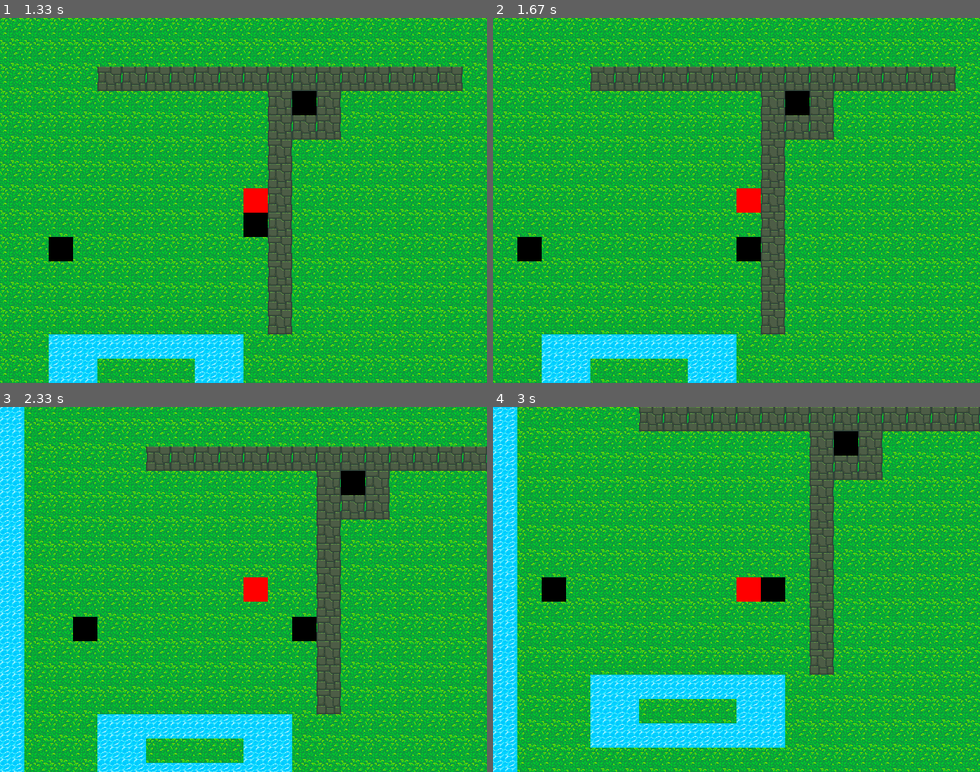
Above: before the commit, frames 1-4 (two rows, left to right).
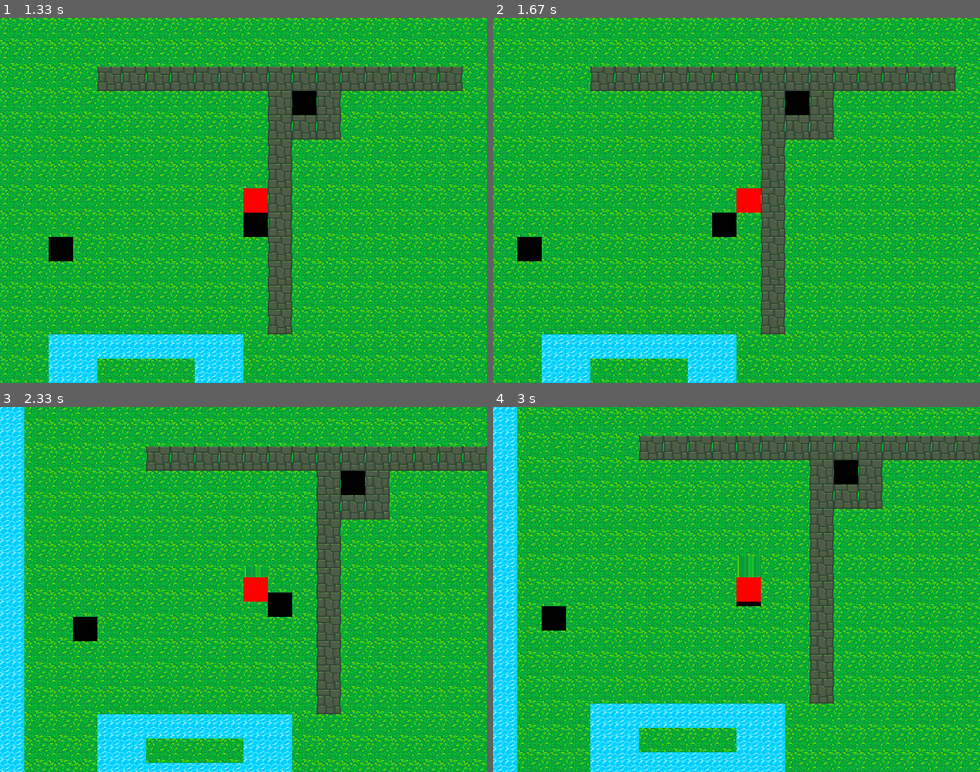
Above: after the commit, the same moments.

Repository: vieirafrancisco/game-dev
Game: pygame game, started from pygame/pokemon/run.py
Same seed, same stepped clock (60 frames per second), same inputs: the game is played once before the commit and once after it.
Inputs:
- Up to frame 1 (1.33 s): hold Right 0.33-0.8 s; hold Right 0.83-1.13 s; hold Right from 1.17 s (still down)
- Up to frame 2 (1.67 s): release Right at 1.63 s
- Up to frame 3 (2.33 s): hold Left 1.67-2.2 s; hold Down from 2.23 s (still down)
- Up to frame 4 (3 s): release Down at 2.53 s

Frame 1 is identical in both runs. In frame 2, 0.7% of the frame differs, in the area x 45-55%, y 53-67%; in frame 3, 0.7%; in frame 4, 61%, in the area x 0-100%, y 0-100%.

Commit message:
entities update refactored #1 - problem in the player movement

Diff:
--- a/pygame/pokemon/game/entities/entity.py
+++ b/pygame/pokemon/game/entities/entity.py
@@ -14,10 +14,13 @@
         self.parent = None
         self.child = None
 
+    def start(self, tmap, surface, dest):
+        self.show(surface, dest)
+        if self.child is not None:
+            self.child.start(tmap, self.surface, (0, 0))
+
     def show(self, surface, dest):
         surface.blit(self.surface, dest)
-        if self.child is not None:
-            self.child.show(self.surface, (0, 0))
 
     def update_surface(self):
         self.child = None
--- a/pygame/pokemon/game/entities/units/enemy.py
+++ b/pygame/pokemon/game/entities/units/enemy.py
@@ -16,6 +16,12 @@
         self.walk_range = walk_range
         self.rect = pygame.Rect(posx * TILE_SIZE, posy * TILE_SIZE, TILE_SIZE, TILE_SIZE)
         self.counter = 0
+
+    def start(self, tmap, surface, dest):
+        self.show(surface, dest)
+        self.move(tmap)
+        if self.child is not None:
+            self.child.start(tmap, surface, dest)
 
     def move(self, tmap):
         if self.counter % self.speed == 0:
--- a/pygame/pokemon/game/entities/units/player.py
+++ b/pygame/pokemon/game/entities/units/player.py
@@ -9,6 +9,9 @@
         self.rect = pygame.Rect(posx * TILE_SIZE, posy * TILE_SIZE, TILE_SIZE, TILE_SIZE)
         self.dir = {"RIGHT": 0, "LEFT": 0, "UP": 0, "DOWN": 0}
         self.ismov = False
+
+    def start(self, tmap, surface, dest):
+        pass
 
     def show(self, surface):
         pygame.draw.rect(surface, (255,0,0), self.rect)
@@ -40,6 +43,7 @@
         if is_right:
             tmap.dx += self.speed
         if tmap.dx % TILE_SIZE == 0 and tmap.dy % TILE_SIZE == 0:
+            old_pos = self.posx, self.posy
             if is_up:
                 self.posy -= 1
             if is_down:
@@ -50,6 +54,7 @@
                 self.posx += 1
             self.dir = {"RIGHT": 0, "LEFT": 0, "UP": 0, "DOWN": 0}
             self.ismov = False
+            tmap.set_entity_position(self, old_pos)
 
     def iscollide(self, tmap, x, y):
         entity = tmap.get_entity(x, y)
--- a/pygame/pokemon/game/game.py
+++ b/pygame/pokemon/game/game.py
@@ -23,7 +23,7 @@
         self.enemy = Enemy(10, 9, False, 100, 50, walk_range=3)
         self.enemy2 = Enemy(2, 8, False, 100, 50, walk_range=3)
         self.enemy3 = Enemy(13, 3, False, 100, 50, walk_range=3)
-        #self.map.add_entity(self.player)
+        self.map.add_entity(self.player)
         self.map.add_entity(self.enemy)
         self.map.add_entity(self.enemy2)
         self.map.add_entity(self.enemy3)
--- a/pygame/pokemon/game/map/map.py
+++ b/pygame/pokemon/game/map/map.py
@@ -102,8 +102,7 @@
                 dest = (x, y)
                 if i >= 0 and j >= 0 and i < self.cols and j < self.rows:
                     entity = self.get_entity(i, j)
-                    entity.show(self.surface, dest)
-                    self.update(entity)
+                    entity.start(self, self.surface, dest)
                 else:
                     self.surface.blit(self.src_img, dest, self.tiles["default"])
         master.blit(self.surface, (0,0))
